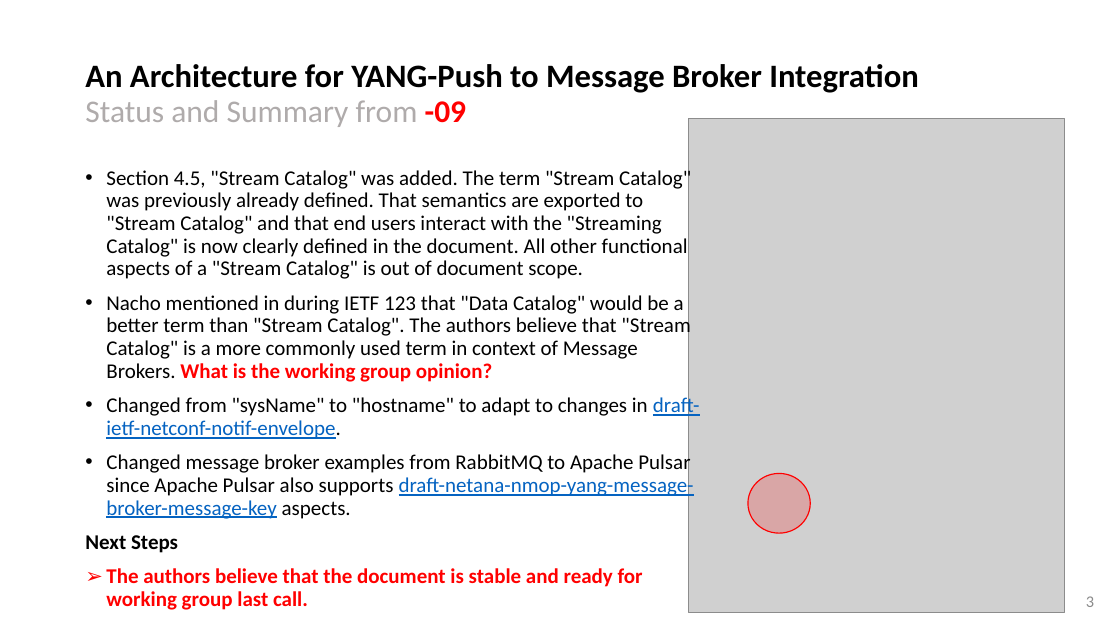
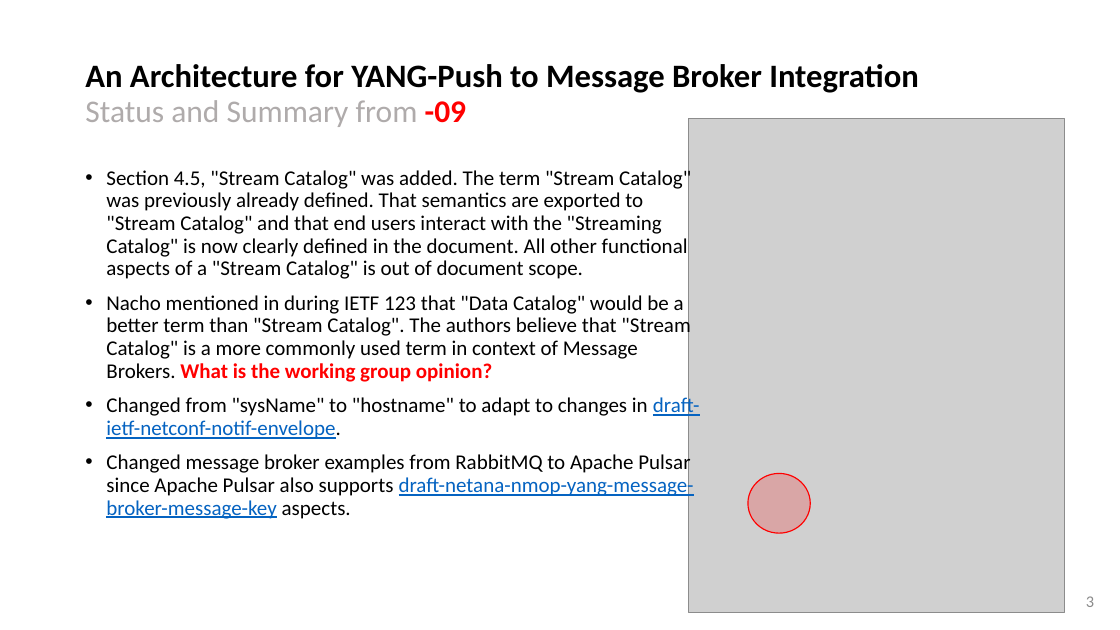
Before and after one commit to network-analytics/ietf-network-analytics-document-status, a slide deck: slide 3 of 124/NMOP/draft-ietf-nmop-yang-message-broker-integration-09.pptx. Drawn at 1120x630 pixels with LibreOffice and Linux fonts; fonts in the diff are those of the drawing; grey boxes stand for pictures. Boxes give left, top, right and bottom in pixels: in the first picture for what was removed or moved away, otherwise in the second. Text is boxed around its words. In the diff, an @@ line names an element or a change of style, - is before the commit and + after.

```diff
--- a/124/NMOP/draft-ietf-nmop-yang-message-broker-integration-09.pptx
+++ b/124/NMOP/draft-ietf-nmop-yang-message-broker-integration-09.pptx
@@ text at (x1=85, y1=535, x2=643, y2=610): paragraphs removed @@
-Next Steps
-➢ The authors believe that the document is stable and ready for working group last call.
```
Also in this commit, not shown: 1 other file.
